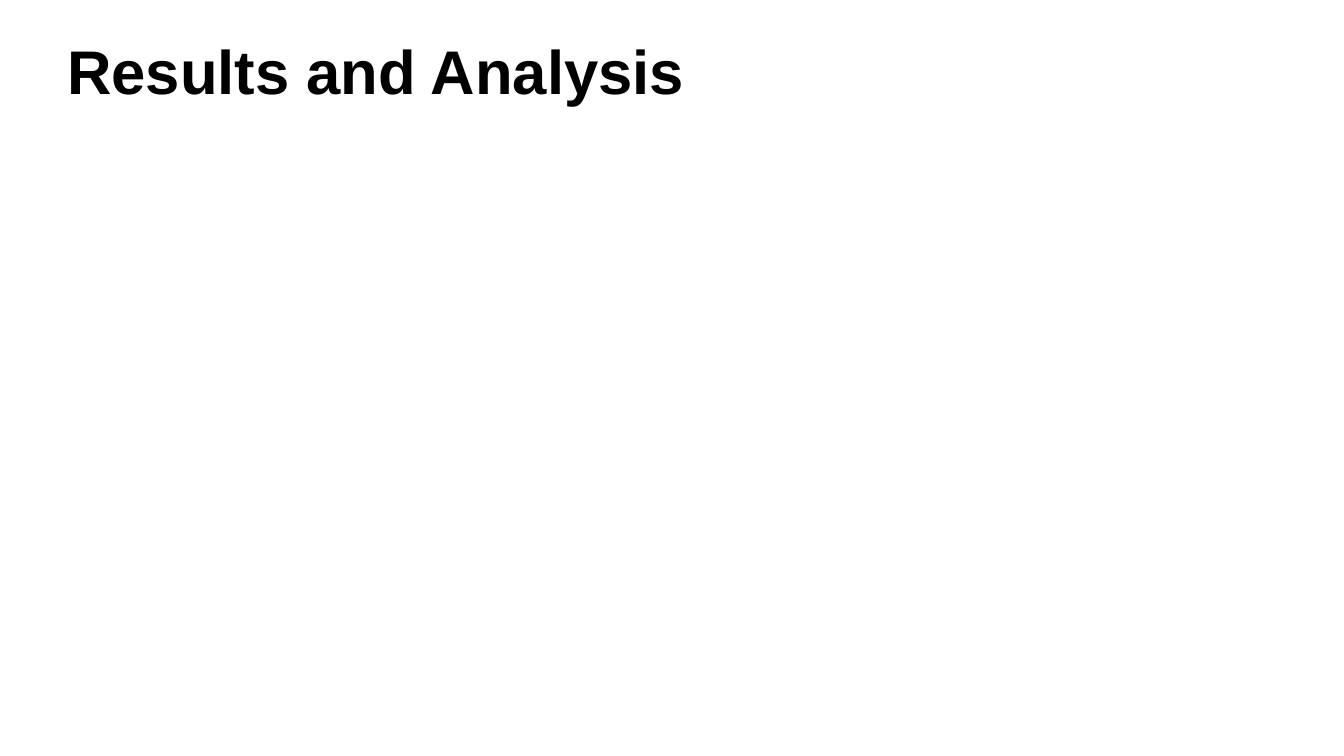
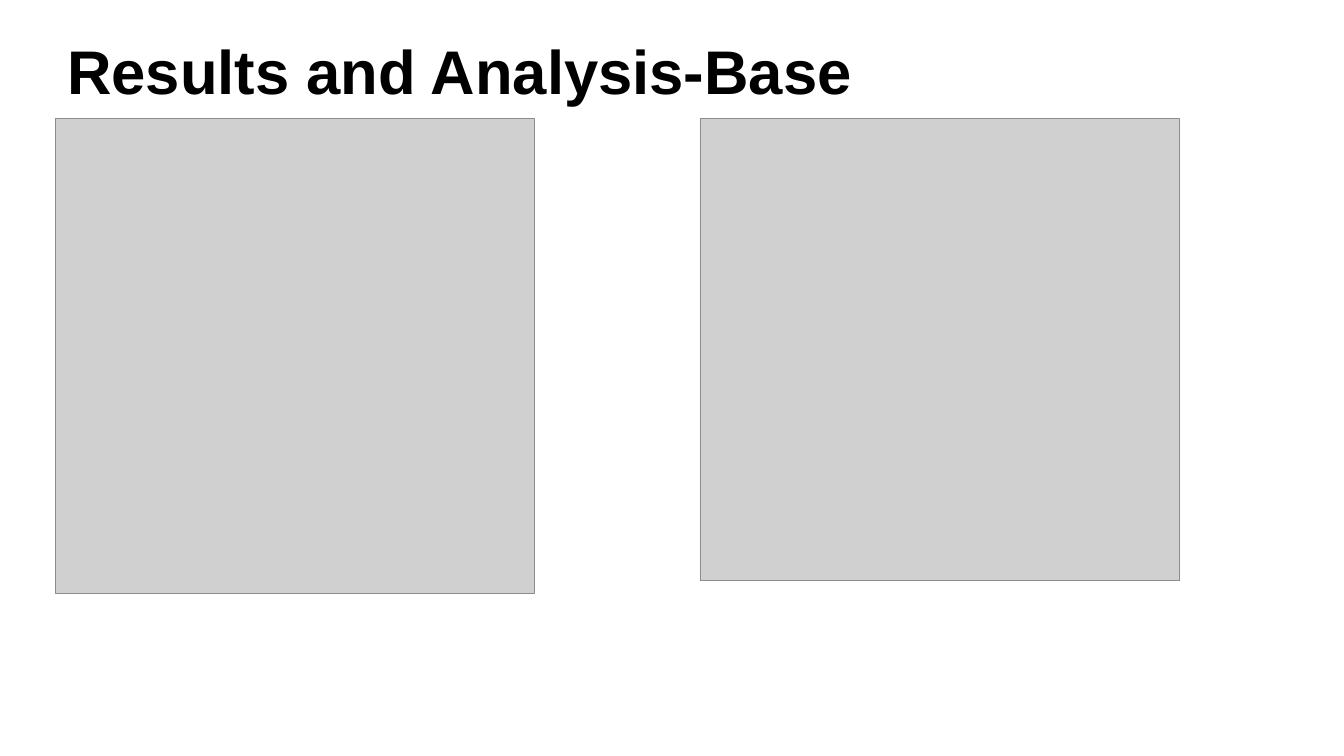
Before and after one commit to imarquez7891/MLSpring2018, a slide deck: slide 14 of MLPresentaion.pptx (slide 12 before the commit). Drawn at 1344x756 pixels with LibreOffice and Linux fonts; fonts in the diff are those of the drawing; grey boxes stand for pictures; background and template pictures are left out. Boxes give left, top, right and bottom in pixels: in the first picture for what was removed or moved away, otherwise in the second. Text is boxed around its words. In the diff, an @@ line names an element or a change of style, - is before the commit and + after.

```diff
--- a/MLPresentaion.pptx
+++ b/MLPresentaion.pptx
@@ text at (67, 49, 852, 106): text changed @@
-Results and Analysis
+Results and Analysis-Base
@@ picture added at (55, 118, 535, 593) @@
@@ picture added at (700, 118, 1179, 581) @@
```
Also in this commit, not shown: 10 slides added.
